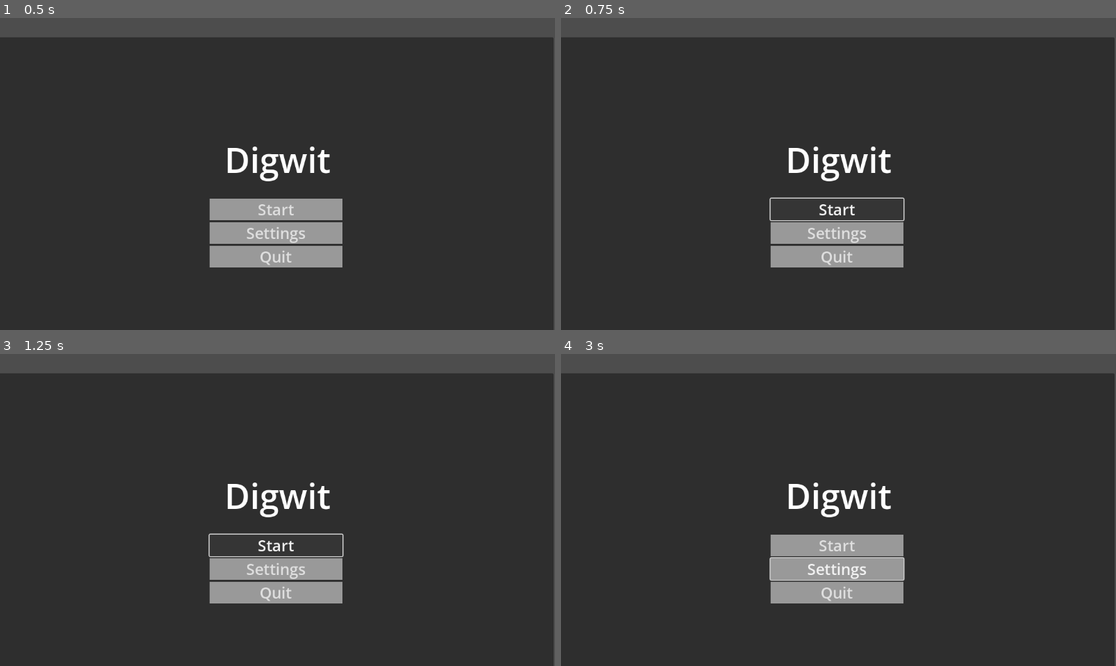
Above: before the commit, frames 1-4 (two rows, left to right).
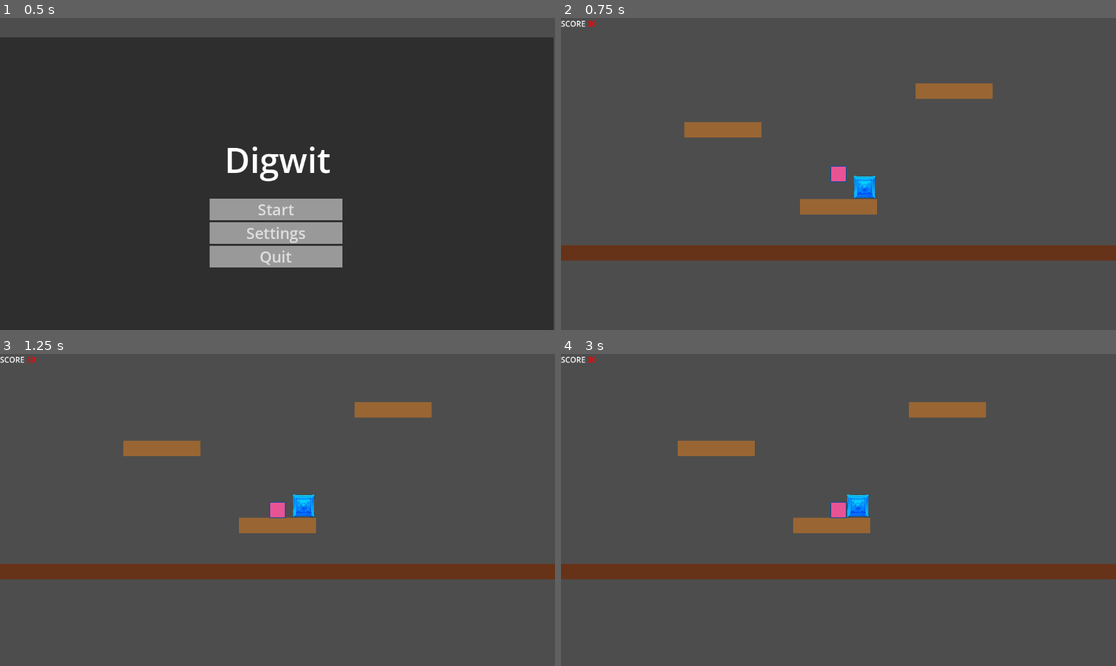
Above: after the commit, the same moments.

Repository: d-v-b/ld58
Game: Godot game, scene res://scenes/main_menu.tscn
The game is run twice, just before and just after one commit, with the same random seed, the same clock (stepped at 60 frames per second) and the same inputs.
Inputs (mouse positions are in pixels of both pictures, inside the frame that each line leads up to):
- Up to frame 1 (0.5 s): no input
- Up to frame 2 (0.75 s): click "Start" at 0.5 s
- Up to frame 3 (1.25 s): no input
- Up to frame 4 (3 s): click (838, 544) at 1.25 s, where only the run before the commit has a clickable "Start"; click (838, 569) at 2 s, where only the run before the commit has a clickable "Settings"; move the mouse to (960, 494) at 2.77 s; press the mouse at (960, 494) at 2.78 s; hold Right (ui_right) from 2.78 s (still down)

Frame 1 is identical in both runs. In frame 2, 93% of the frame differs, in the area x 0-100%, y 0-100%; in frame 3, 92%; in frame 4, 93%.

Commit message:
removed missing reference

Diff:
--- a/Collector/scenes/game.tscn
+++ b/Collector/scenes/game.tscn
@@ -23,7 +23,6 @@
 offset_top = -393.0
 offset_right = 531.0
 offset_bottom = 388.0
-texture = SubResource("GradientTexture1D_lnu2h")
 script = ExtResource("2_lnu2h")
 
 [node name="Arena" type="Node2D" parent="."]
